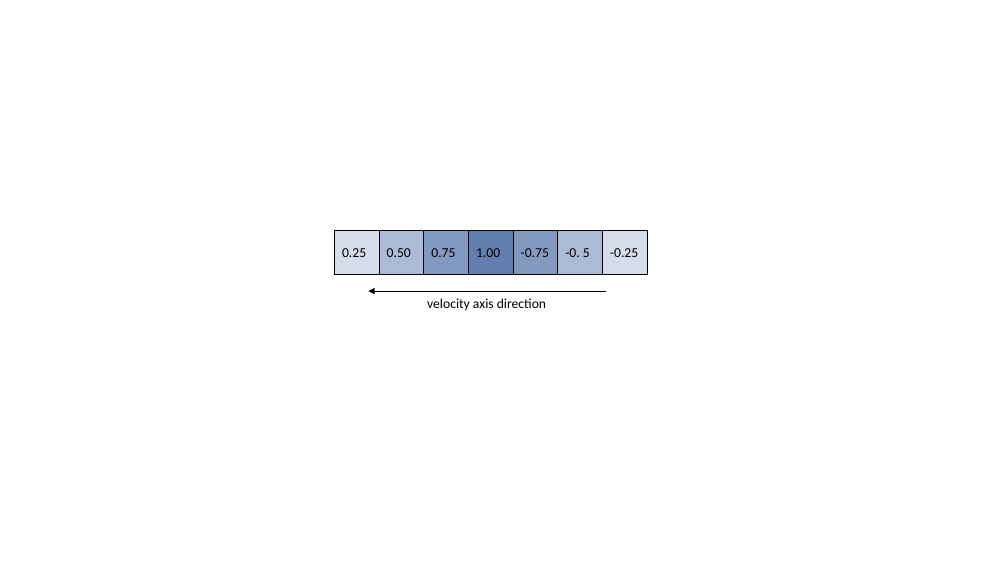
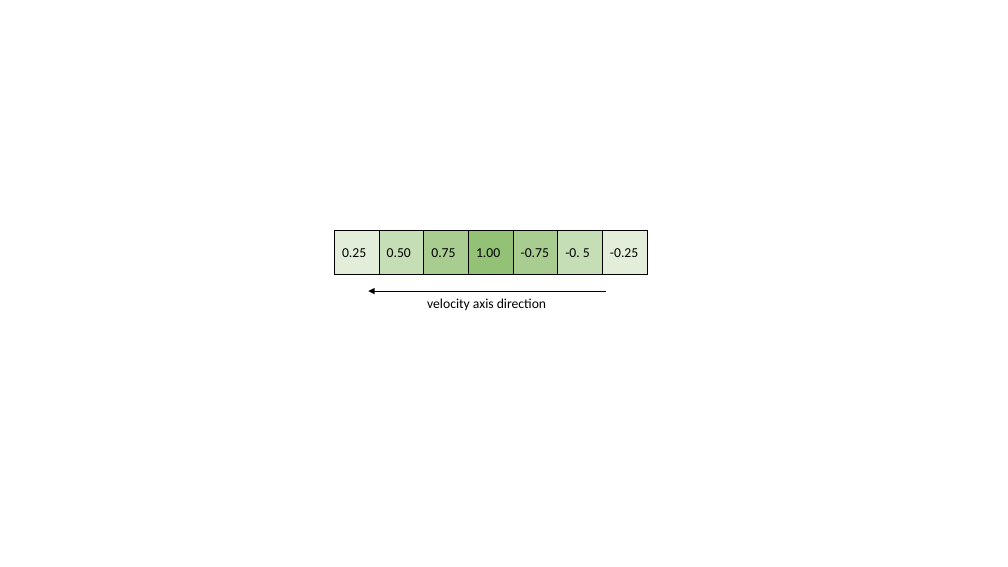
Before and after one commit to jakobbaumgartner/Gradient-3D, a slide deck: slide 3 of Articles/ERK/schemes.pptx. Drawn at 1008x567 pixels with LibreOffice and Linux fonts; fonts in the diff are those of the drawing. Boxes give left, top, right and bottom in pixels: in the first picture for what was removed or moved away, otherwise in the second. Text is boxed around its words. In the diff, an @@ line names an element or a change of style, - is before the commit and + after.

```diff
--- a/Articles/ERK/schemes.pptx
+++ b/Articles/ERK/schemes.pptx
@@ rectangle at (335, 231, 380, 275): fill #2F5597 at 20% opacity to #70AD47 at 20% opacity @@
@@ rectangle at (380, 231, 424, 275): fill #2F5597 at 40% opacity to #70AD47 at 40% opacity @@
@@ rectangle at (424, 231, 469, 275): fill #2F5597 at 60% opacity to #70AD47 at 60% opacity @@
@@ rectangle at (469, 231, 513, 275): fill #2F5597 at 75% opacity to #70AD47 at 75% opacity @@
@@ rectangle at (513, 231, 558, 275): fill #2F5597 at 60% opacity to #70AD47 at 60% opacity @@
@@ rectangle at (558, 231, 603, 275): fill #2F5597 at 40% opacity to #70AD47 at 40% opacity @@
@@ rectangle at (603, 231, 647, 275): fill #2F5597 at 20% opacity to #70AD47 at 20% opacity @@
```
Also in this commit, not shown: 1 slide added, 1 slide removed, 2 other files.
